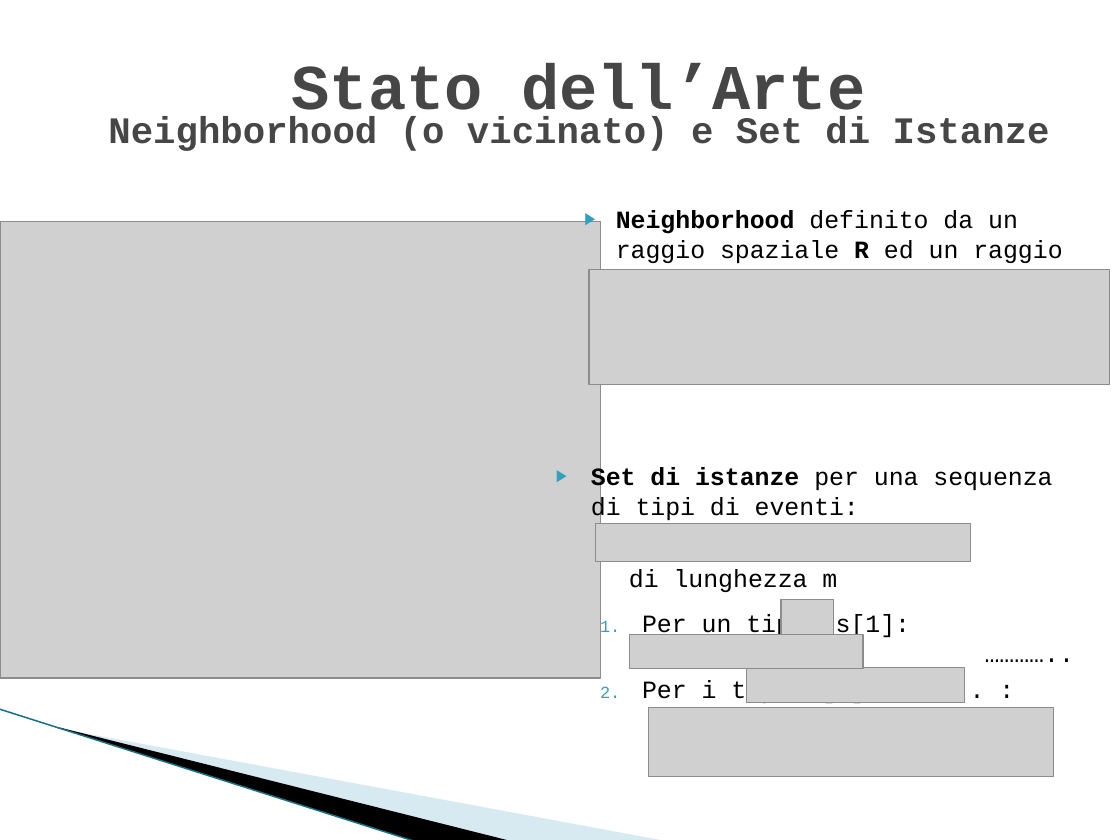
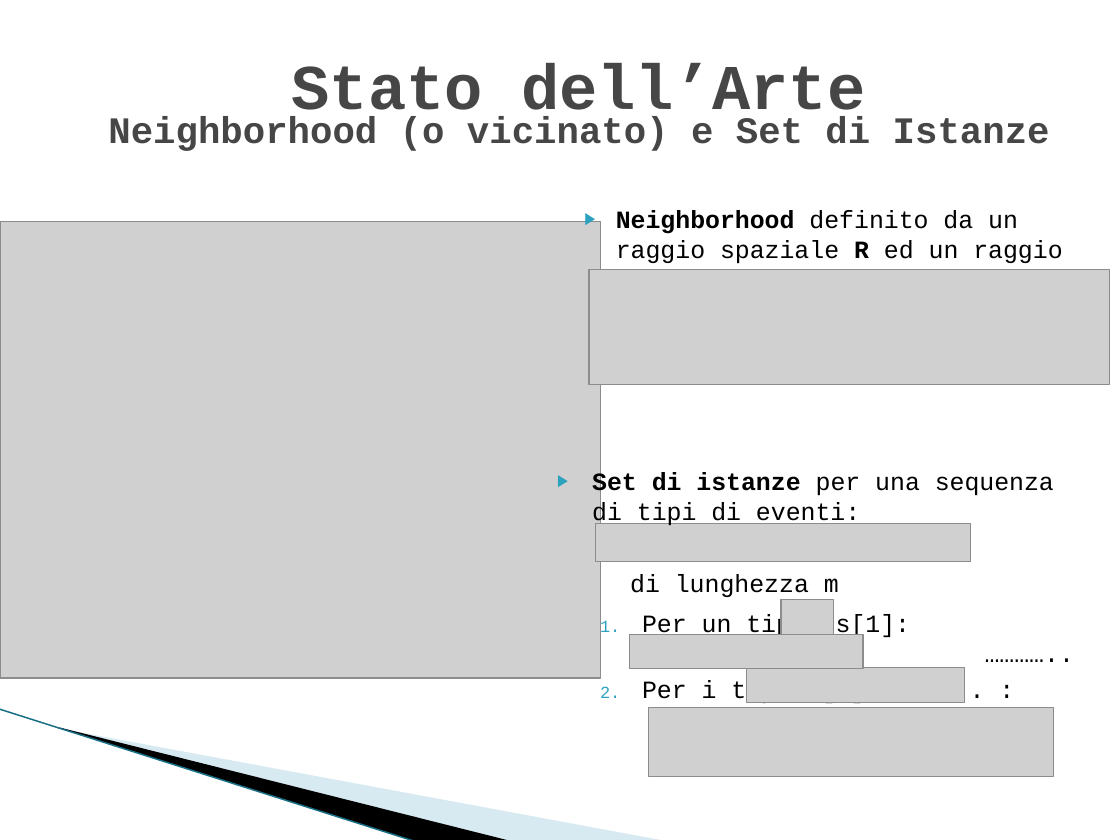
Before and after one commit to fedelux3/Bachelor-Thesis, a slide deck: slide 3 of presentazione.pptx. Drawn at 1120x840 pixels with LibreOffice and Linux fonts; fonts in the diff are those of the drawing; grey boxes stand for pictures; background and template pictures are left out. Boxes give left, top, right and bottom in pixels: in the first picture for what was removed or moved away, otherwise in the second. Text is boxed around its words. In the diff, an @@ line names an element or a change of style, - is before the commit and + after.

```diff
--- a/presentazione.pptx
+++ b/presentazione.pptx
@@ text "Set di istanze per una ...": place and size @@
-text "Set di istanze per una ..." at <box>591,467,1052,592</box>
+text "Set di istanze per una ..." at <box>592,472,1054,600</box>
```
Also in this commit, not shown: 2 other slides changed, 11 other files.
